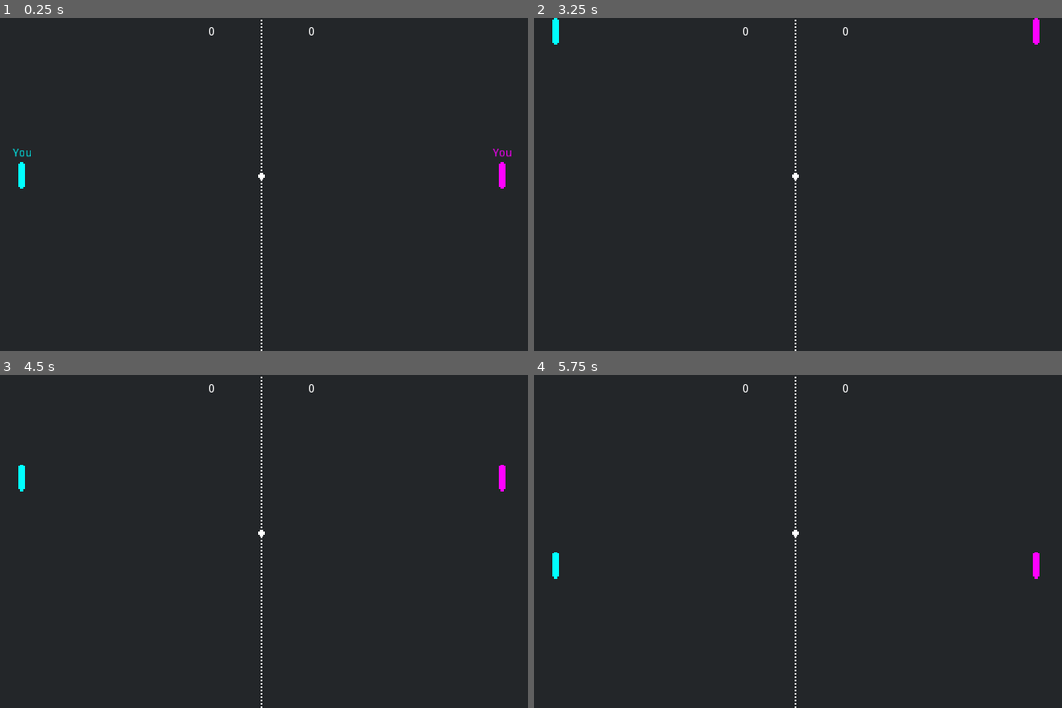
Above: before the commit, frames 1-4 (two rows, left to right).
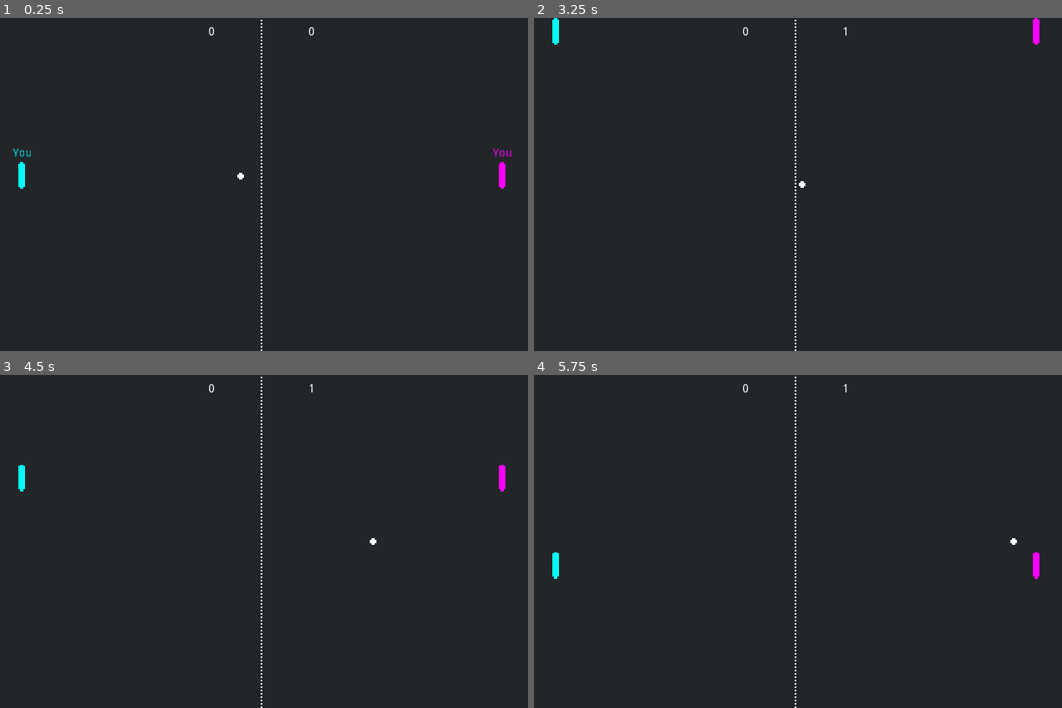
Above: after the commit, the same moments.

Repository: Leonix/godot-synced
Game: Godot game, scene res://playground/pong/pong.tscn
Same seed, same stepped clock (60 frames per second), same inputs: the game is played once before the commit and once after it. This scene is started directly instead of the project's main scene.
Inputs (mouse positions are in pixels of both pictures, inside the frame that each line leads up to):
- Up to frame 1 (0.25 s): no input
- Up to frame 2 (3.25 s): tap Enter at 0.5, 2.75 s; move the mouse to (914, 167) at 0.52 s; hold Up (move_up) 0.53-1.25 s; click (914, 167) at 0.67 s; drag from (687, 201) to (555, 84) at 1.27 s; tap Space at 2 s; move the mouse to (850, 111) at 2.02 s; hold Up (move_up) 2.03-2.75 s; drag from (766, 251) to (1035, 31) at 2.77 s
- Up to frame 3 (4.5 s): move the mouse to (422, 591) at 3.52 s; hold Down (move_down) 3.53-4.25 s; drag from (100, 491) to (179, 458) at 4.27 s
- Up to frame 4 (5.75 s): tap Space at 5 s; move the mouse to (824, 541) at 5.02 s; hold Down (move_down) from 5.03 s (still down); click (824, 541) at 5.17 s

The runs differ from the first frame. In frame 1, less than 0.1% of the frame differs, in the area x 44-51%, y 46-49%; in frame 2, less than 0.1%, in the area x 48-60%, y 2-51%; in frame 3, less than 0.1%; in frame 4, less than 0.1%.
Error before the commit: Invalid call. Nonexistent function 'get' in base 'Nil'. (res://sync/Synced.gd:614)
Error after the commit: Invalid call. Nonexistent function 'get' in base 'Nil'. (res://sync/Synced.gd:618)

Commit message:
Client-side prediction work in progress. Seems to work, but weird. Need to debug.

Diff:
--- a/playground/pong/ball.tscn
+++ b/playground/pong/ball.tscn
@@ -13,7 +13,6 @@
 script = ExtResource( 1 )
 
 [node name="no_td_sprite" type="Sprite" parent="."]
-visible = false
 rotation = -0.785398
 scale = Vector2( 0.5, 0.5 )
 texture = ExtResource( 2 )
@@ -28,13 +27,19 @@
 missing_state_interpolation = 1
 auto_sync_property = "position"
 
-[node name="Aligned" type="Node2D" parent="."]
+[node name="direction" type="Node" parent="synced"]
+script = ExtResource( 3 )
+
+[node name="speed" type="Node" parent="synced"]
+script = ExtResource( 3 )
+
+[node name="aligned" type="Node2D" parent="."]
 script = ExtResource( 5 )
 
-[node name="Sprite" type="Sprite" parent="Aligned"]
+[node name="Sprite" type="Sprite" parent="aligned"]
 texture = ExtResource( 2 )
 
-[node name="area" type="Area2D" parent="Aligned"]
+[node name="area" type="Area2D" parent="aligned"]
 
-[node name="Shape" type="CollisionShape2D" parent="Aligned/area"]
+[node name="Shape" type="CollisionShape2D" parent="aligned/area"]
 shape = SubResource( 1 )
--- a/playground/pong/logic/ball.gd
+++ b/playground/pong/logic/ball.gd
@@ -7,7 +7,8 @@
 onready var _screen_size = get_viewport_rect().size
 
 onready var synced = $synced
-onready var area = $Aligned/area
+onready var aligned = $aligned
+onready var area = $aligned/area
 
 func _ready():
 	synced.speed = DEFAULT_SPEED
@@ -29,7 +30,7 @@
 		synced.direction.y = -synced.direction.y
 
 	# Check if scored
-	if SyncManager.is_server():
+	if not SyncManager.is_client():
 		if coord.x < 0:
 			get_parent().update_score(false)
 			_reset_ball(false)
@@ -38,21 +39,12 @@
 			_reset_ball(true)
 
 # called by paddle.gd when ball hits the paddle
-func bounce(left, random):
-	reset_history()
-	if left:
-		synced.direction.x = abs(synced.direction.x)
-	else:
-		synced.direction.x = -abs(synced.direction.x)
+func bounce(left):
+	aligned.direction = Vector2(
+		abs(aligned.direction.x)*(1 if left else -1),
+		fmod(aligned.direction.y * 140.314 + 0.47, 1.0) - 0.5
+	).normalized()
 	synced.speed *= 1.1
-	if SyncManager.is_client():
-		# On client, we can't (or rather don't bother to) predict server-side random.
-		# If we do random here on Client, ball occasionally has to do weird things.
-		# We juse set this to zero, it always looks reasonably well.
-		synced.direction.y = 0
-	else:
-		synced.direction.y = random * 2.0 - 1
-	synced.direction = synced.direction.normalized()
 
 # called by pong.gd when the game ends
 func stop():
@@ -65,8 +57,3 @@
 	else:
 		synced.direction = Vector2.RIGHT
 	synced.speed = DEFAULT_SPEED
-
-# !!! TODO use Aligned when implemented
-func reset_history():
-	synced.rollback('position')
-	synced.rollback('direction')
--- a/playground/pong/logic/paddle.gd
+++ b/playground/pong/logic/paddle.gd
@@ -1,14 +1,15 @@
 extends Area2D
 
-const MOTION_SPEED = 150
+const MOTION_SPEED = 150.0
 
 export var left = false
 
-var _motion = 0
+var _motion = 0.0
 var _you_hidden = false
 
 onready var _screen_size_y = get_viewport_rect().size.y
 onready var synced = $synced
+onready var aligned = $aligned
 
 func _process(_delta):
 	# Hide label instantly for another person's paddle, or after a move for your paddle.
@@ -21,12 +22,13 @@
 #		synced.synced_property('position').debug_log = true
 	_motion = synced.input.get_action_strength("move_down") - synced.input.get_action_strength("move_up")
 	_motion *= MOTION_SPEED
-	position.y = clamp(position.y + _motion * delta, 16, _screen_size_y - 16)
+	if _motion != 0.0:
+		position.y = clamp(position.y + _motion * delta, 16, _screen_size_y - 16)
+		aligned.position = position
 
 func _hide_you_label():
 	_you_hidden = true
 	get_node("You").hide()
 
 func _on_paddle_area_enter(area):
-	# Random for new direction generated on each peer.
-	area.find_parent('Ball').bounce(left, randf())
+	area.find_parent('Ball').bounce(left)
--- a/playground/pong/paddle.tscn
+++ b/playground/pong/paddle.tscn
@@ -1,8 +1,10 @@
-[gd_scene load_steps=5 format=2]
+[gd_scene load_steps=7 format=2]
 
 [ext_resource path="res://playground/pong/logic/paddle.gd" type="Script" id=1]
 [ext_resource path="res://playground/pong/paddle.png" type="Texture" id=2]
+[ext_resource path="res://sync/Aligned.gd" type="Script" id=3]
 [ext_resource path="res://sync/Synced.gd" type="Script" id=4]
+[ext_resource path="res://sync/SyncedProperty.gd" type="Script" id=5]
 
 [sub_resource type="CapsuleShape2D" id=1]
 radius = 4.78568
@@ -32,4 +34,13 @@
 
 [node name="synced" type="Node" parent="."]
 script = ExtResource( 4 )
+
+[node name="position" type="Node" parent="synced"]
+script = ExtResource( 5 )
+interpolation = 1
+missing_state_interpolation = 1
+auto_sync_property = "position"
+
+[node name="aligned" type="Node2D" parent="."]
+script = ExtResource( 3 )
 [connection signal="area_entered" from="." to="." method="_on_paddle_area_enter"]
--- a/sync/Aligned.gd
+++ b/sync/Aligned.gd
@@ -42,12 +42,16 @@
 	var rotation_property = synced.get_rotation_property()
 	var position_property = synced.get_position_property()
 
+	_set_parent = true
 	var old_state_id = get_time_depth_state_id()
 	for p in [position_property, rotation_property]:
 		var real_value = p._get(SyncManager.state_id)
 		var old_value = p._get(old_state_id)
-		self.set(p.auto_sync_property, old_value - real_value)
+		set(p.auto_sync_property, old_value - real_value)
 		#print('%s=%s' % [p.auto_sync_property, old_value - real_value])
+	_set_parent = false
+
+var _set_parent = false
 
 func get_time_depth_state_id():
 	var real_coord = synced.get('position')
@@ -64,10 +68,7 @@
 	var p = synced.synced_properties.get(prop) if synced and synced.synced_properties else null
 	if not p:
 		return null
-	if SyncManager.is_client():
-		return synced._get(prop)
-
-	if p.sync_strategy == SyncedProperty.CLIENT_OWNED:
+	if SyncManager.is_client() or p.sync_strategy == SyncedProperty.CLIENT_OWNED:
 		return synced._get(prop)
 	#if p.debug_log: print('aligned(%s)%s' % [
 	#	get_time_depth_state_id(),
@@ -76,13 +77,14 @@
 	return p.read(get_time_depth_state_id())
 
 func _set(prop, value):
+	if _set_parent:
+		return
 	var p = synced.synced_properties.get(prop) if synced and synced.synced_properties else null
 	if not p:
 		return null
 
 	assert(p.sync_strategy != SyncedProperty.CLIENT_OWNED, "Must not write to client-owned property via aligned.%s" % prop)
 
-	if SyncManager.is_client():
-		[value] # !!! TODO
-	else:
-		pass # !!! TODO
+	synced.rollback(prop)
+	synced._set(prop, value)
+	return true
--- a/sync/Synced.gd
+++ b/sync/Synced.gd
@@ -472,9 +472,11 @@
 				property.write(st_id, frame[prop])
 		elif property.ready_to_read():
 			if is_csp and property.last_compensated_state_id < st_id:
-				assert(last_consumed_input_id)
-				if property.debug_log: print('srv_no_dt_csp')
-				correct_prediction_error(property, last_consumed_input_id, property._get(property.last_compensated_state_id))
+				if last_consumed_input_id:
+					if property.debug_log: print('srv_no_dt_csp')
+					correct_prediction_error(property, last_consumed_input_id, property._get(property.last_compensated_state_id))
+				else:
+					if property.debug_log: print('srv_no_dt_csp_nocorr')
 			elif not is_csp and property.last_state_id < st_id:
 				if property.debug_log: print('srv_no_dt')
 				property.write(st_id, property._get(-1))
@@ -572,6 +574,8 @@
 		if time_depth <= 0:
 			return
 		var last_valid_state_id = SyncManager.state_id - time_depth
+		if last_valid_state_id < 1:
+			last_valid_state_id = 1
 		for prop in (synced_properties if property_name == null else [property_name]):
 			var property = synced_properties[prop]
 			property.rollback(last_valid_state_id)
@@ -643,7 +647,7 @@
 		if not is_client_side_predicted(p) and p.sync_strategy != SyncedProperty.CLIENT_OWNED:
 			return true
 
-	if p.debug_log: print('lcl_data->%s' % SyncManager.get_local_peer().input_id)
+	if p.debug_log: print('lcl_data(->inp%s)' % SyncManager.get_local_peer().input_id)
 
 	var target_state_id = int(SyncManager.get_interpolation_state_id()) if SyncManager.is_client() else SyncManager.state_id
 	var is_rollback_recover_mode = false
@@ -675,4 +679,8 @@
 
 	assert(not SyncManager.is_client() or not p.ready_to_read() or is_client_side_predicted(p))
 	p.write(target_state_id, value)
+
+	if p.auto_sync_property != '':
+		get_parent().set(p.auto_sync_property, value)
+
 	return true
--- a/sync/SyncedProperty.gd
+++ b/sync/SyncedProperty.gd
@@ -161,6 +161,7 @@
 # Write is ignored if state_id is too old.
 func write(state_id: int, value):
 	assert(ready_to_write(), "Attempt to write to SyncedProperty before container size is set.")
+	assert(value != null, "Writing nulls to synced properties is not allowed")
 	if debug_log:
 		var str_value = '-'
 		if not ready_to_read() or value != container[_get_index(state_id)]:
@@ -370,12 +371,19 @@
 func rollback(to_state_id):
 	if to_state_id >= last_state_id:
 		return
+	assert(to_state_id > 0)
 	var oldest_value = container[_get_index(
 		int(max(1, last_state_id - container.size()))
 	)]
 
 	last_rollback_from_state_id = last_state_id
 	last_rollback_to_state_id = to_state_id
+	if debug_log: print('rollback(%s(%s)->%s(%s))' % [
+		_get(-1),
+		last_rollback_from_state_id,
+		_get(last_rollback_to_state_id),
+		last_rollback_to_state_id
+	])
 
 	for state_id in range(to_state_id+1, last_state_id+1):
 		container[_get_index(state_id)] = oldest_value
